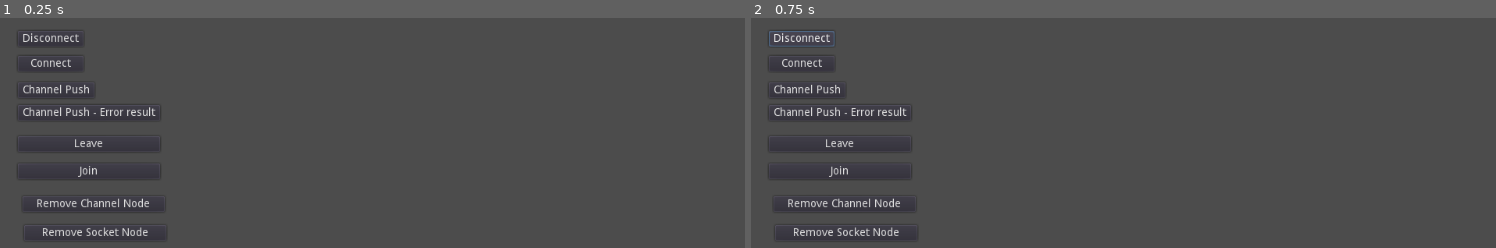
Above: before the commit, frames 1-2 (left to right).
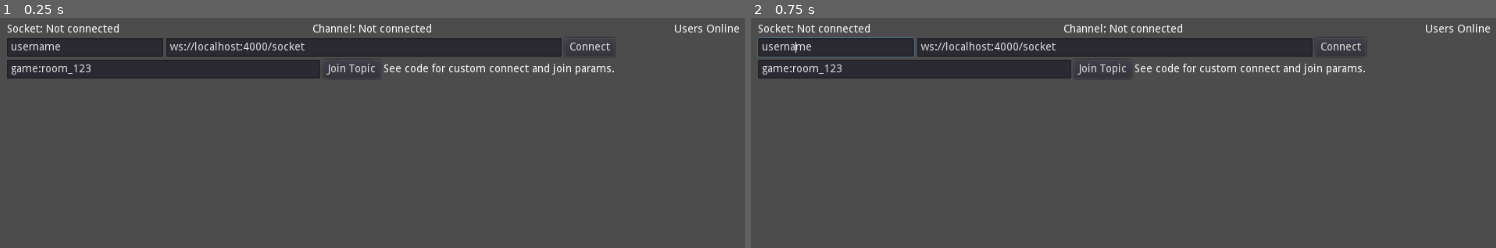
Above: after the commit, the same moments.

Repository: alfredbaudisch/GodotPhoenixChannels
Game: Godot game, scene res://Demo/Demo.tscn
The game is run twice, just before and just after one commit, with the same random seed, the same clock (stepped at 60 frames per second) and the same inputs. Before the commit the project starts from res://Demo/Node.tscn.
Inputs (mouse positions are in pixels of both pictures, inside the frame that each line leads up to):
- Up to frame 1 (0.25 s): no input
- Up to frame 2 (0.75 s): click (803, 38) at 0.5 s, where only the run before the commit has a clickable "Disconnect"

The runs differ from the first frame. In frame 1, 12% of the frame differs, in the area x 0-100%, y 2-97%; in frame 2, 12%.

Commit message:
Initial structure and implementation of the Godot Demo, which already allows connecting to PhoenixSocket with dynamic options

Diff:
--- /dev/null
+++ b/Demo/Demo.gd
@@ -0,0 +1,83 @@
+extends Control
+
+onready var _username = get_node("HBoxContainer/ControlRoom/ServerConnect/Username")
+onready var _host = get_node("HBoxContainer/ControlRoom/ServerConnect/Host")
+onready var _connect = get_node("HBoxContainer/ControlRoom/ServerConnect/Connect")
+onready var _topic = get_node("HBoxContainer/ControlRoom/ChannelJoin/Topic")
+onready var _join_topic = get_node("HBoxContainer/ControlRoom/ChannelJoin/JoinTopic")
+onready var _log = get_node("HBoxContainer/ControlRoom/Log")
+onready var _presence_list = get_node("HBoxContainer/Presence/PresenceList")
+onready var _socket_status = get_node("HBoxContainer/ControlRoom/Status/SocketStatus")
+onready var _channel_status = get_node("HBoxContainer/ControlRoom/Status/ChannelSatus")
+
+var socket : PhoenixSocket
+var channel : PhoenixChannel
+var presence : PhoenixPresence
+
+func _ready():
+	_log.clear()
+	_presence_list.clear()
+	_set_socket_status("Not connected")
+	_set_channel_status("Not connected")
+
+func _on_Connect_pressed():
+	if not socket:
+		socket = PhoenixSocket.new(_host.get_text(), {
+			params = {user_id = _username.get_text()}
+		})
+
+		socket.connect("on_open", self, "_on_Socket_open")
+		socket.connect("on_close", self, "_on_Socket_close")
+		socket.connect("on_error", self, "_on_Socket_error")
+		socket.connect("on_connecting", self, "_on_Socket_connecting")
+
+		get_parent().call_deferred("add_child", socket, true)
+		socket.connect_socket()
+
+	elif socket:
+		if socket.get_is_connected():
+			socket.disconnect_socket()
+		else:
+			socket.set_endpoint(_host.get_text())
+			socket.set_params({user_id = _username.get_text()})
+			socket.connect_socket()
+
+#
+# PhoenixSocket events
+#
+
+func _on_Socket_open(payload):
+	_set_socket_status("Connected / Open")
+	_log("_on_Socket_open: " + str(payload))
+
+	_connect.set_text("Disconnect")
+
+func _on_Socket_close(payload):
+	_set_socket_status("Closed / Disconnected")
+	_log("_on_Socket_close: " + str(payload))
+
+	_connect.set_text("Connect")
+
+func _on_Socket_error(payload):
+	_set_socket_status("Errored")
+	_log("_on_Socket_error: " + str(payload))
+
+func _on_Socket_connecting(is_connecting):
+	if is_connecting:
+		_set_socket_status("Connecting...")
+
+	_log("_on_Socket_connecting: " + str(is_connecting))
+
+#
+# Utils
+#
+
+func _log(message):
+	print(message)
+	_log.add_text(str(message) + "\n")
+
+func _set_socket_status(status):
+	_socket_status.set_text("Socket: " + status)
+
+func _set_channel_status(status):
+	_channel_status.set_text("Channel: " + status)
--- /dev/null
+++ b/Demo/Demo.tscn
@@ -0,0 +1,159 @@
+[gd_scene load_steps=2 format=2]
+
+[ext_resource path="res://Demo/Demo.gd" type="Script" id=1]
+
+[node name="Demo" type="Control"]
+anchor_right = 1.0
+anchor_bottom = 1.0
+script = ExtResource( 1 )
+
+[node name="HBoxContainer" type="HBoxContainer" parent="."]
+anchor_right = 1.0
+anchor_bottom = 1.0
+size_flags_horizontal = 3
+
+[node name="HSplitContainer3" type="HSplitContainer" parent="HBoxContainer"]
+margin_right = 10.0
+margin_bottom = 600.0
+rect_min_size = Vector2( 10, 0 )
+
+[node name="ControlRoom" type="VBoxContainer" parent="HBoxContainer"]
+margin_left = 14.0
+margin_right = 792.0
+margin_bottom = 600.0
+size_flags_horizontal = 3
+
+[node name="VSplitContainer3" type="VSplitContainer" parent="HBoxContainer/ControlRoom"]
+margin_right = 778.0
+margin_bottom = 10.0
+rect_min_size = Vector2( 0, 10 )
+
+[node name="Status" type="HBoxContainer" parent="HBoxContainer/ControlRoom"]
+margin_top = 14.0
+margin_right = 778.0
+margin_bottom = 28.0
+size_flags_horizontal = 3
+
+[node name="SocketStatus" type="Label" parent="HBoxContainer/ControlRoom/Status"]
+margin_right = 387.0
+margin_bottom = 14.0
+size_flags_horizontal = 3
+text = "Socket: Disconnected"
+
+[node name="ChannelSatus" type="Label" parent="HBoxContainer/ControlRoom/Status"]
+margin_left = 391.0
+margin_right = 778.0
+margin_bottom = 14.0
+size_flags_horizontal = 3
+text = "Channel: Closed"
+
+[node name="ServerConnect" type="HBoxContainer" parent="HBoxContainer/ControlRoom"]
+editor/display_folded = true
+margin_top = 32.0
+margin_right = 778.0
+margin_bottom = 56.0
+
+[node name="Username" type="LineEdit" parent="HBoxContainer/ControlRoom/ServerConnect"]
+margin_right = 200.0
+margin_bottom = 24.0
+rect_min_size = Vector2( 200, 0 )
+text = "username"
+
+[node name="Host" type="LineEdit" parent="HBoxContainer/ControlRoom/ServerConnect"]
+margin_left = 204.0
+margin_right = 710.0
+margin_bottom = 24.0
+size_flags_horizontal = 3
+text = "ws://localhost:4000/socket"
+
+[node name="Connect" type="Button" parent="HBoxContainer/ControlRoom/ServerConnect"]
+margin_left = 714.0
+margin_right = 778.0
+margin_bottom = 24.0
+text = "Connect"
+
+[node name="ChannelJoin" type="HBoxContainer" parent="HBoxContainer/ControlRoom"]
+editor/display_folded = true
+margin_top = 60.0
+margin_right = 778.0
+margin_bottom = 84.0
+
+[node name="Topic" type="LineEdit" parent="HBoxContainer/ControlRoom/ChannelJoin"]
+margin_right = 401.0
+margin_bottom = 24.0
+size_flags_horizontal = 3
+text = "game:room_123"
+
+[node name="JoinTopic" type="Button" parent="HBoxContainer/ControlRoom/ChannelJoin"]
+margin_left = 405.0
+margin_right = 478.0
+margin_bottom = 24.0
+text = "Join Topic"
+
+[node name="Label" type="Label" parent="HBoxContainer/ControlRoom/ChannelJoin"]
+margin_left = 482.0
+margin_top = 5.0
+margin_right = 778.0
+margin_bottom = 19.0
+text = "See code for custom connect and join params."
+
+[node name="VSplitContainer" type="VSplitContainer" parent="HBoxContainer/ControlRoom"]
+margin_top = 88.0
+margin_right = 778.0
+margin_bottom = 98.0
+rect_min_size = Vector2( 0, 10 )
+
+[node name="Log" type="RichTextLabel" parent="HBoxContainer/ControlRoom"]
+margin_top = 102.0
+margin_right = 778.0
+margin_bottom = 586.0
+size_flags_vertical = 3
+
+[node name="VSplitContainer2" type="VSplitContainer" parent="HBoxContainer/ControlRoom"]
+margin_top = 590.0
+margin_right = 778.0
+margin_bottom = 600.0
+rect_min_size = Vector2( 0, 10 )
+
+[node name="HSplitContainer" type="HSplitContainer" parent="HBoxContainer"]
+margin_left = 796.0
+margin_right = 806.0
+margin_bottom = 600.0
+rect_min_size = Vector2( 10, 0 )
+
+[node name="Presence" type="VBoxContainer" parent="HBoxContainer"]
+margin_left = 810.0
+margin_right = 1010.0
+margin_bottom = 600.0
+grow_horizontal = 0
+rect_min_size = Vector2( 200, 0 )
+rect_pivot_offset = Vector2( 10, 0 )
+
+[node name="VSplitContainer4" type="VSplitContainer" parent="HBoxContainer/Presence"]
+margin_right = 200.0
+margin_bottom = 10.0
+rect_min_size = Vector2( 0, 10 )
+
+[node name="Label" type="Label" parent="HBoxContainer/Presence"]
+margin_top = 14.0
+margin_right = 200.0
+margin_bottom = 28.0
+text = "Users Online"
+align = 1
+
+[node name="PresenceList" type="RichTextLabel" parent="HBoxContainer/Presence"]
+margin_top = 32.0
+margin_right = 200.0
+margin_bottom = 600.0
+size_flags_vertical = 3
+text = "- User
+- User
+...."
+
+[node name="HSplitContainer2" type="HSplitContainer" parent="HBoxContainer"]
+margin_left = 1014.0
+margin_right = 1024.0
+margin_bottom = 600.0
+rect_min_size = Vector2( 10, 0 )
+
+[connection signal="pressed" from="HBoxContainer/ControlRoom/ServerConnect/Connect" to="." method="_on_Connect_pressed"]
--- a/Phoenix/Scripts/Socket.gd
+++ b/Phoenix/Scripts/Socket.gd
@@ -154,6 +154,7 @@
 
 func can_push(event : String) -> bool:
 	return is_connected
+
 func channel(topic : String, params : Dictionary = {}, presence = null) -> PhoenixChannel:
 	var channel := PhoenixChannel.new(self, topic, params, presence)
 
--- a/project.godot
+++ b/project.godot
@@ -45,7 +45,7 @@
 [application]
 
 config/name="Phoenix Channels"
-run/main_scene="res://Demo/Node.tscn"
+run/main_scene="res://Demo/Demo.tscn"
 config/icon="res://icon.png"
 
 [rendering]
